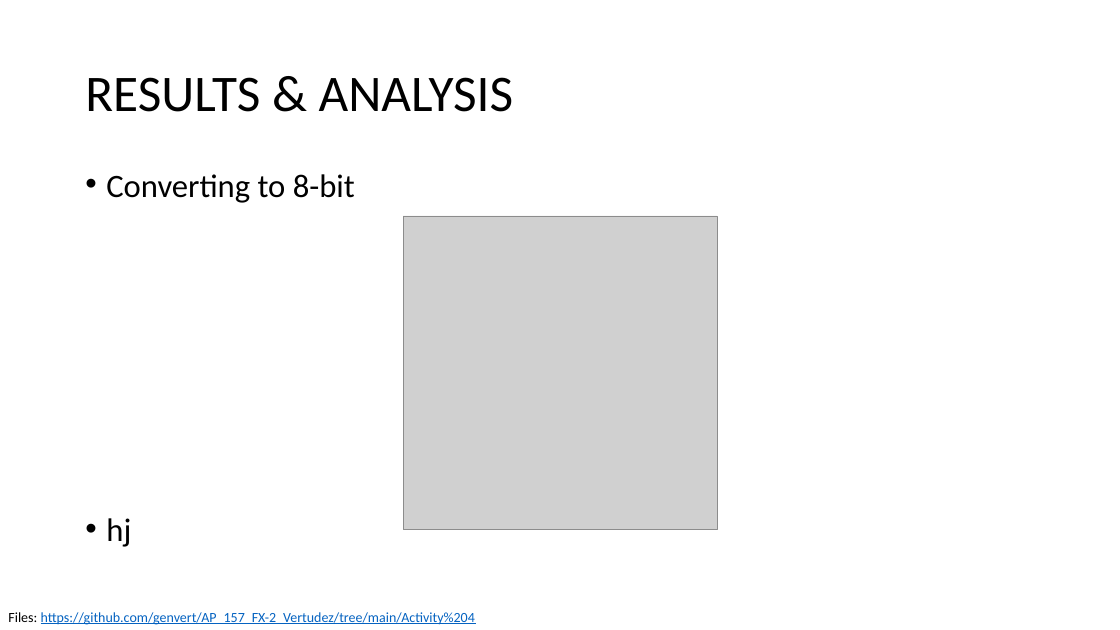
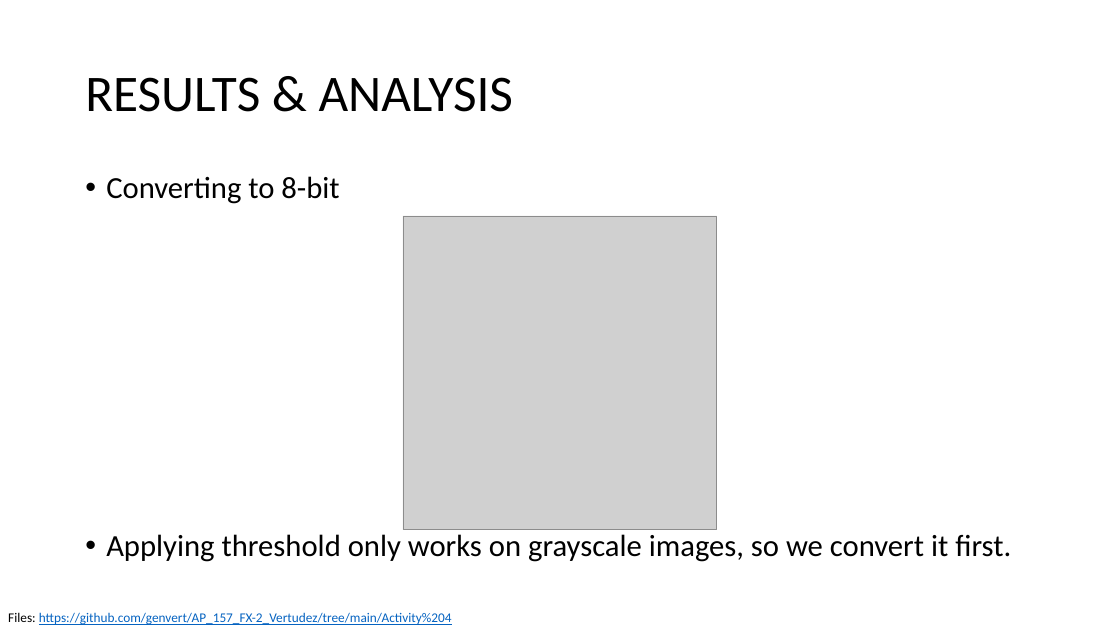
Before and after one commit to genvert/AP_157_FX-2_Vertudez, a slide deck: slide 5 of Activity 4/Vertudez_Activity_4_Report.pptx. Drawn at 1120x630 pixels with LibreOffice and Linux fonts; fonts in the diff are those of the drawing; grey boxes stand for pictures. Boxes give left, top, right and bottom in pixels: in the first picture for what was removed or moved away, otherwise in the second. Text is boxed around its words. In the diff, an @@ line names an element or a change of style, - is before the commit and + after.

```diff
--- a/Activity 4/Vertudez_Activity_4_Report.pptx
+++ b/Activity 4/Vertudez_Activity_4_Report.pptx
@@ text at (x1=106, y1=176, x2=339, y2=204): size 28 to 26.3 pt in "Converting to 8-bit"; line spacing 0.8 to 0.9 @@
@@ text at (x1=106, y1=534, x2=1011, y2=562): text changed; size 28 to 26.3 pt @@
-• hj
+• Applying threshold only works on grayscale images, so we convert it first.
@@ text "Files: https://github.com/genvert/AP_157_FX-2_Vertudez/tree/ ..." at (x1=8, y1=612, x2=452, y2=625): size 12 to 11.4 pt; line spacing 0.8 to 0.9 @@
```
Also in this commit, not shown: 5 other slides changed, 3 other files.
